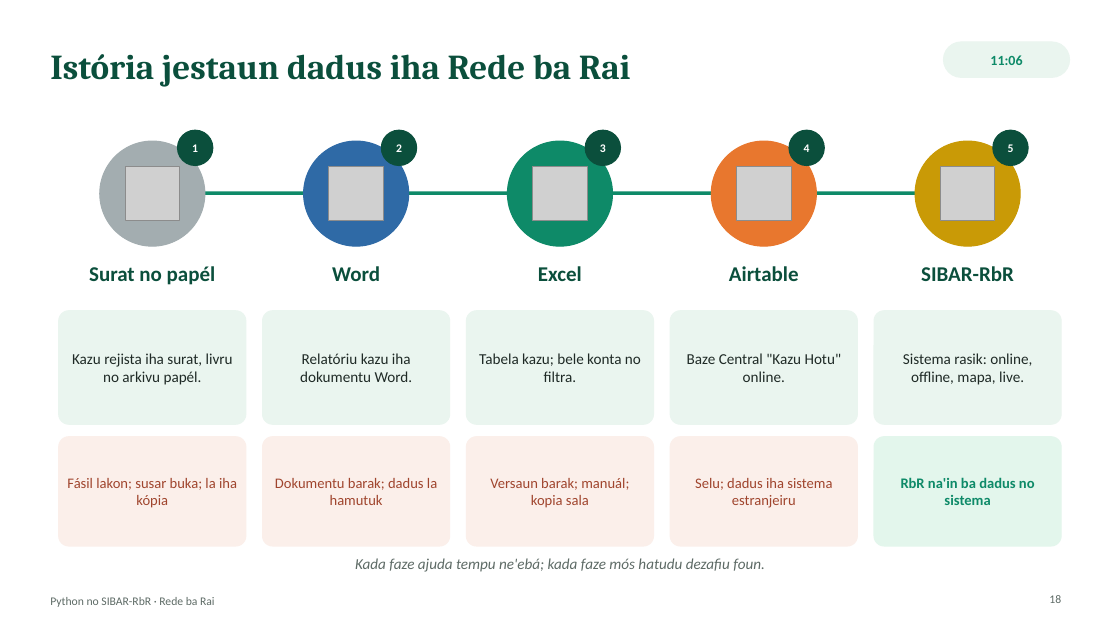
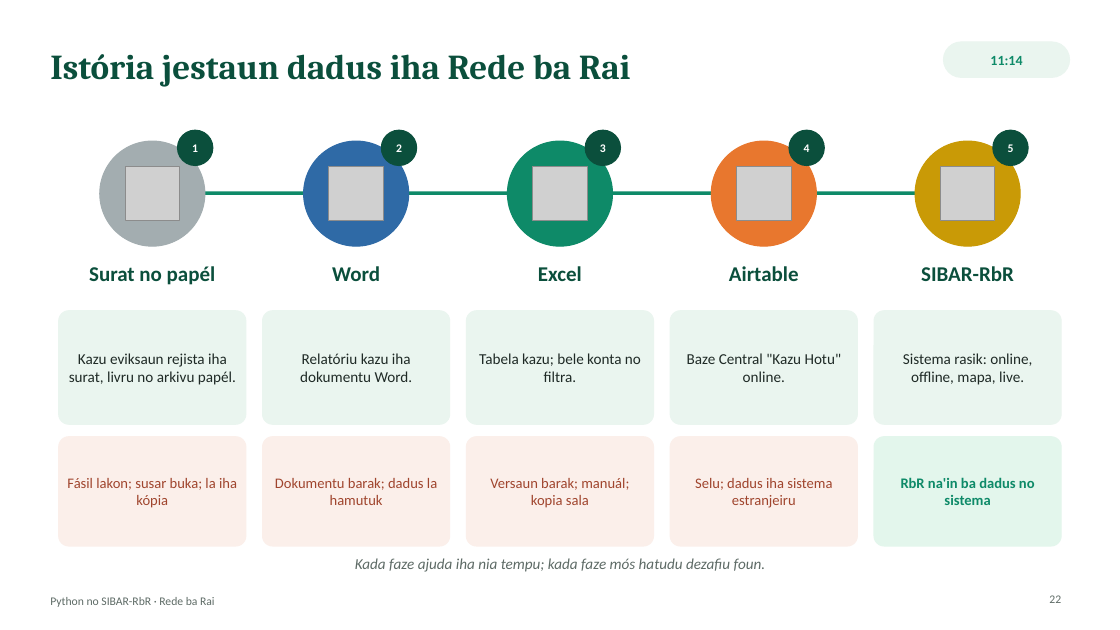
Before and after one commit to Odoly23/SMKRE, a slide deck: slide 22 of docs/formasaun/RbR_Sesaun_Python_SIBAR-RbR.pptx (slide 18 before the commit). Drawn at 1120x630 pixels with LibreOffice and Linux fonts; fonts in the diff are those of the drawing; grey boxes stand for pictures. Boxes give left, top, right and bottom in pixels: in the first picture for what was removed or moved away, otherwise in the second. Text is boxed around its words. In the diff, an @@ line names an element or a change of style, - is before the commit and + after.

```diff
--- a/docs/formasaun/RbR_Sesaun_Python_SIBAR-RbR.pptx
+++ b/docs/formasaun/RbR_Sesaun_Python_SIBAR-RbR.pptx
@@ text at bbox=[990, 56, 1022, 65]: text changed @@
-11:06
+11:14
@@ text at bbox=[69, 353, 236, 385]: text changed @@
-Kazu rejista iha surat, livru no arkivu papél.
+Kazu eviksaun rejista iha surat, livru no arkivu papél.
@@ text at bbox=[355, 558, 766, 572]: text changed @@
-Kada faze ajuda tempu ne'ebá; kada faze mós hatudu dezafiu foun.
+Kada faze ajuda iha nia tempu; kada faze mós hatudu dezafiu foun.
@@ page number at bbox=[1049, 595, 1061, 603]: text changed @@
-18
+22
```
Also in this commit, not shown: 21 other slides changed, 12 slides added, 6 slides removed.
